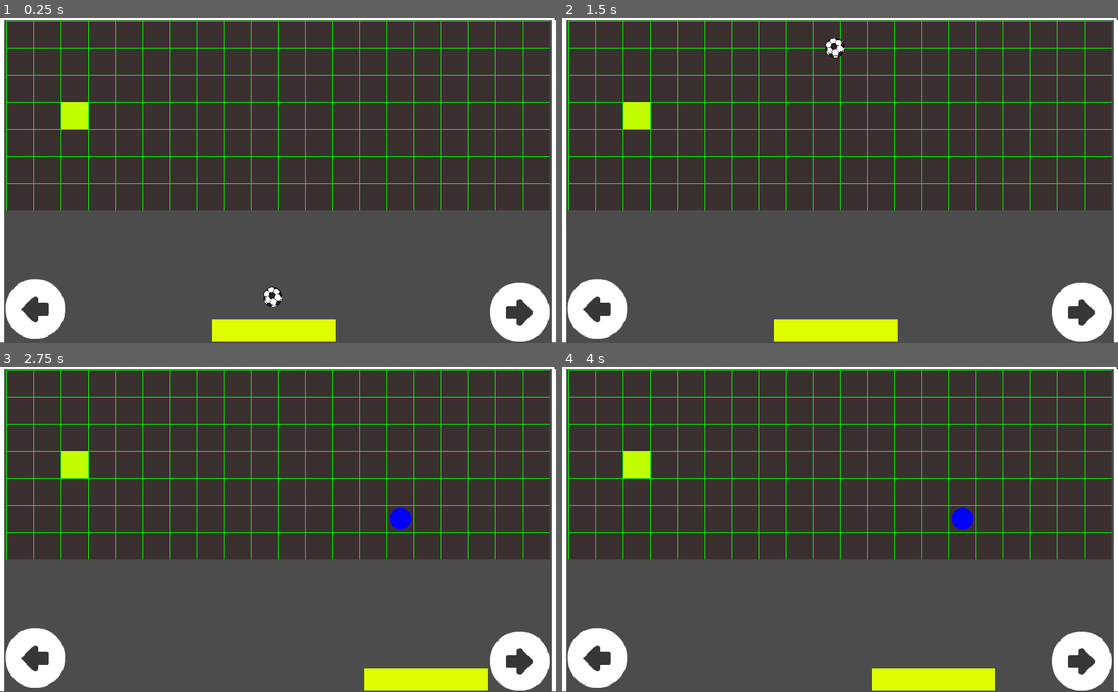
Above: before the commit, frames 1-4 (two rows, left to right).
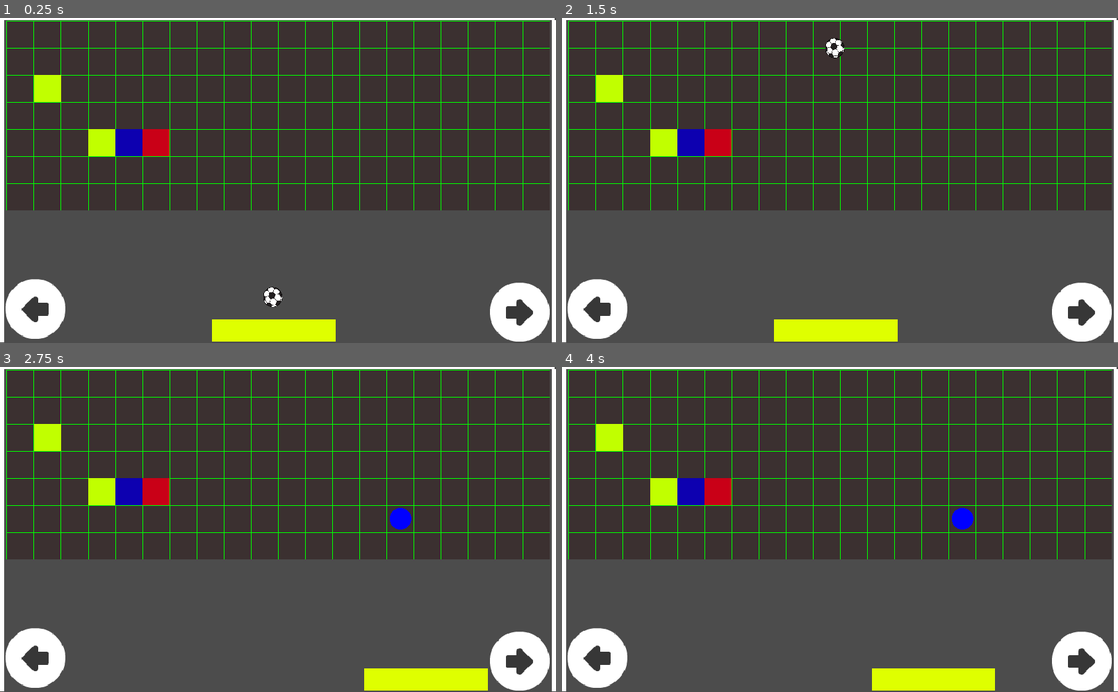
Above: after the commit, the same moments.

Repository: JUNZ1/HoldMyBrick
Game: Godot game, scene res://Scenes/GridScenes/GameArea/GameArea.tscn
The game is run twice, just before and just after one commit, with the same random seed, the same clock (stepped at 60 frames per second) and the same inputs. This scene is started directly instead of the project's main scene.
Inputs (mouse positions are in pixels of both pictures, inside the frame that each line leads up to):
- Up to frame 1 (0.25 s): no input
- Up to frame 2 (1.5 s): click (595, 310) at 0.5 s; click (1079, 310) at 1.25 s
- Up to frame 3 (2.75 s): move the mouse to (400, 513) at 2.02 s; hold Right from 2.03 s (still down); click (400, 513) at 2.17 s
- Up to frame 4 (4 s): move the mouse to (728, 545) at 2.77 s; release Right at 2.78 s; hold Left 2.78-3.53 s; move the mouse to (895, 458) at 3.52 s; hold Right from 3.53 s (still down)

The runs differ from the first frame. In frame 1, 2.0% of the frame differs, in the area x 6-31%, y 17-43%; in frame 2, 2.0%; in frame 3, 2.0%; in frame 4, 2.0%.

Commit message:
Level Manager Implement Edildi

Diff:
--- a/Scenes/GridScenes/GameArea/GameArea.gd
+++ b/Scenes/GridScenes/GameArea/GameArea.gd
@@ -5,11 +5,20 @@
 onready var PlayerNode=get_node("Player")
 const widthNumber=20
 const heightNumber=7
+
 func _ready():
-	print("Loaded")
 	positionArray=create_2d_array(widthNumber,heightNumber,0)
-	positionArray[2][3]=1
-	addBrick(Vector2(2,3),GlobalValues.brickColor.Yellow)
+	adjustLevel()
+
+func adjustLevel():
+	for yellows in LevelManager.getYellows(LevelManager.currentLevel):
+		addBrick(yellows,GlobalValues.brickColor.Yellow)
+
+	for blues in LevelManager.getBlues(LevelManager.currentLevel):
+		addBrick(blues,GlobalValues.brickColor.Blue)
+
+	for reds in LevelManager.getReds(LevelManager.currentLevel):
+		addBrick(reds,GlobalValues.brickColor.Red)
 
 func _process(delta):
 	if $Left_Button.pressed:
--- a/Scenes/GridScenes/GameArea/GameArea.tscn
+++ b/Scenes/GridScenes/GameArea/GameArea.tscn
@@ -19,7 +19,7 @@
 custom_solver_bias = 0.0
 extents = Vector2( 10, 10 )
 
-[node name="GameArea" type="Node2D" index="0"]
+[node name="GameArea" type="Node2D"]
 
 script = ExtResource( 1 )
 __meta__ = {
--- /dev/null
+++ b/Scenes/LevelManager/LevelManager.gd
@@ -0,0 +1,20 @@
+extends Node
+
+const yellowIndex=0
+const blueIndex=1
+const redIndex=2
+var level1Conf=[]
+var allLevelConf=[]
+var currentLevel=1
+
+func _ready():
+	allLevelConf.insert(0,[[Vector2(1,2),Vector2(3,4)],[Vector2(4,4)],[Vector2(5,4)]])
+
+func getYellows(forThisLevel):
+	return allLevelConf[forThisLevel-1][yellowIndex]
+
+func getBlues(forThisLevel):
+	return allLevelConf[forThisLevel-1][blueIndex]
+
+func getReds(forThisLevel):
+	return allLevelConf[forThisLevel-1][redIndex]
--- /dev/null
+++ b/Scenes/LevelManager/LevelManager.tscn
@@ -0,0 +1,7 @@
+[gd_scene load_steps=2 format=2]
+
+[ext_resource path="res://Scenes/LevelManager/LevelManager.gd" type="Script" id=1]
+
+[node name="LevelManager" type="Node" index="0"]
+
+script = ExtResource( 1 )
--- a/project.godot
+++ b/project.godot
@@ -18,6 +18,7 @@
 [autoload]
 
 GlobalValues="*res://Scenes/GlobalValues/GlobalValuesRoot.tscn"
+LevelManager="*res://Scenes/LevelManager/LevelManager.tscn"
 
 [display]
 
